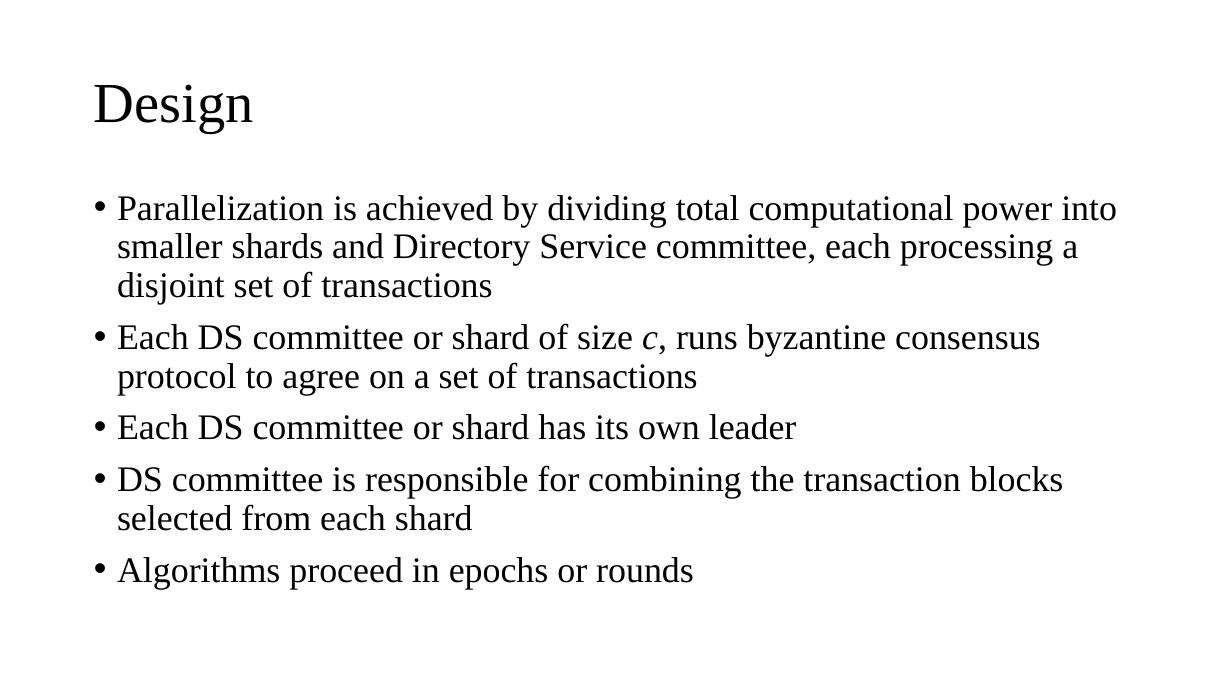
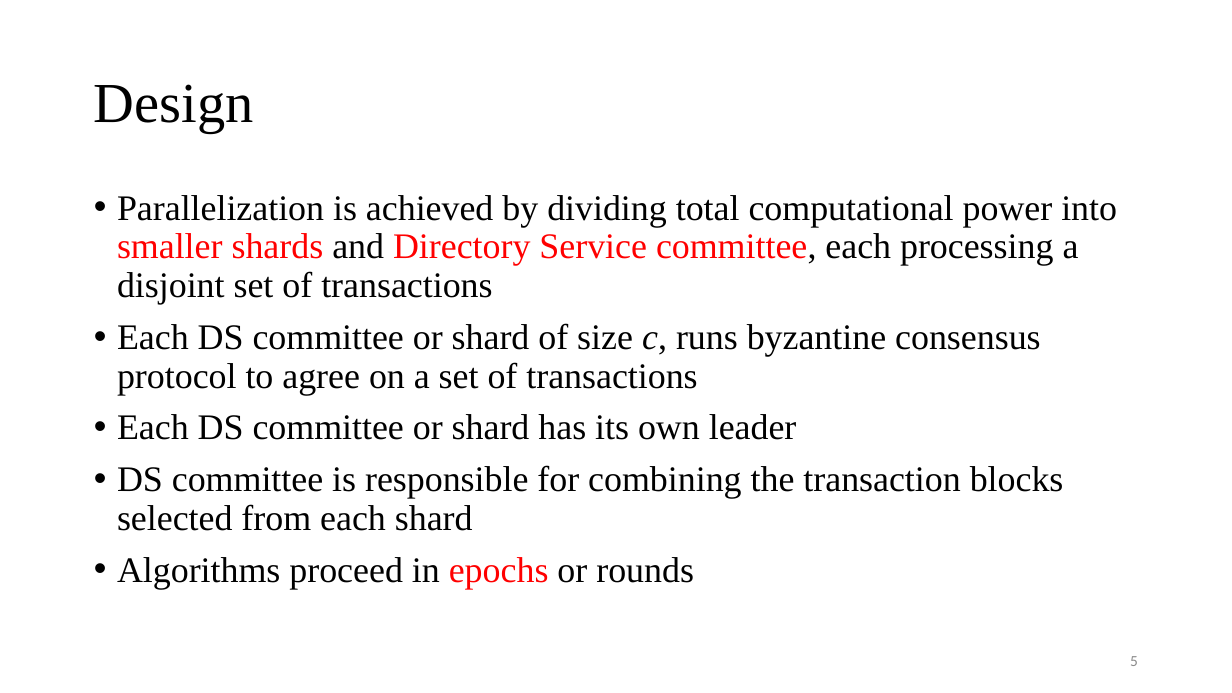
Before and after one commit to Tsajan/2018FallSemPOSTECH, a slide deck: slide 5 of CSED601 Dependable Computing/Sharding.pptx. Drawn at 1232x693 pixels with LibreOffice and Linux fonts; fonts in the diff are those of the drawing. Boxes give left, top, right and bottom in pixels: in the first picture for what was removed or moved away, otherwise in the second. Text is boxed around its words. In the diff, an @@ line names an element or a change of style, - is before the commit and + after.

```diff
--- a/CSED601 Dependable Computing/Sharding.pptx
+++ b/CSED601 Dependable Computing/Sharding.pptx
@@ text at (117,195,1117,589): text colour #000000 to #FF0000 in "smaller shards Directory Service committee,", "epochs" @@
@@ page number added at (1130,656,1138,666), 12 pt, text #8C8C8C @@
+5
```
Also in this commit, not shown: 22 other slides changed, 4 other files.
